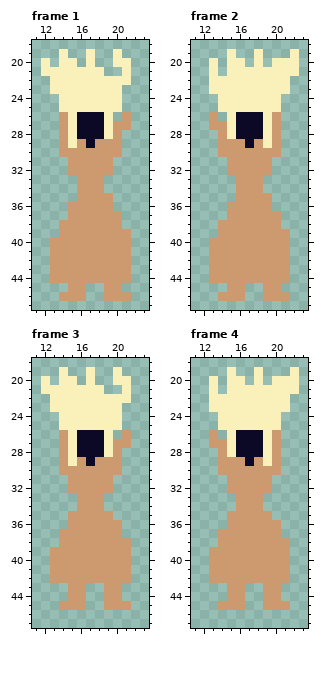
Pixel-art file -- src/art/lady_falling.aseprite. The picture above was drawn from the file before the commit.
36x48 pixels, 4 frames. Shown: frame 1: x 11..23, y 18..47; frame 2: x 11..23, y 18..47; frame 3: x 11..23, y 18..47; frame 4: x 11..23, y 18..47.
And afterwards:
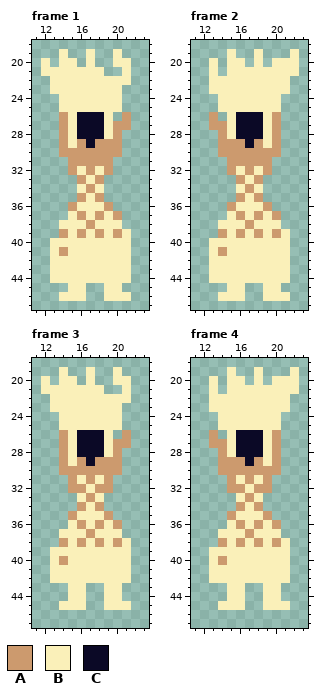
Palette (. is transparent): A #cc9a6e  B #faf0b9  C #0b0926
Author's note on the commit: the lady is now wearing clothes
The exact change:
--- frame 1
@@ x 11..23 @@
 31 ....AAAAA....
-32 ....AAAAA....
-33 .....AAA.....
-34 .....AAA.....
-35 .....AAAA....
-36 ....AAAAA....
-37 ....AAAAAA...
-38 ...AAAAAAA...
-39 ...AAAAAAAA..
-40 ..AAAAAAAAA..
-41 ..AAAAAAAAA..
-42 ..AAAAAAAAA..
-43 ..AAAAAAAAA..
-44 ..AAAAAAAAA..
-45 ....AA..AA...
-46 ...AAA..AAA..
+32 ....ABABA....
+33 .....ABA.....
+34 .....BAB.....
+35 .....ABA.....
+36 ....ABBBA....
+37 ....BABABA...
+38 ...BBBABBB...
+39 ...ABABABAB..
+40 ..BBBBBBBBB..
+41 ..BABBBBBBB..
+42 ..BBBBBBBBB..
+43 ..BBBBBBBBB..
+44 ..BBBBBBBBB..
+45 ....BB..BB...
+46 ...BBB..BBB..
 47 .............
--- frame 2: the same change as frame 1
--- frame 3
@@ x 11..23 @@
 30 ...AAAAAAA...
-31 ....AAAAA....
-32 ....AAAAA....
-33 .....AAA.....
-34 .....AAA.....
-35 ....AAAAA....
-36 ....AAAAAA...
-37 ...AAAAAAA...
-38 ...AAAAAAAA..
-39 ..AAAAAAAAA..
-40 ..AAAAAAAAA..
-41 ..AAAAAAAAA..
-42 ..AAAAAAAAA..
-43 ....AA..AA...
-44 ....AA..AA...
-45 ...AAA..AAA..
+31 ....ABABA....
+32 ....AABAA....
+33 .....BAB.....
+34 .....ABA.....
+35 ....ABBBA....
+36 ....BABABA...
+37 ...BBBABBB...
+38 ...ABABABAB..
+39 ..BBBBBBBBB..
+40 ..BABBBBBBB..
+41 ..BBBBBBBBB..
+42 ..BBBBBBBBB..
+43 ....BB..BB...
+44 ....BB..BB...
+45 ...BBB..BBB..
 46 .............
--- frame 4: the same change as frame 3
